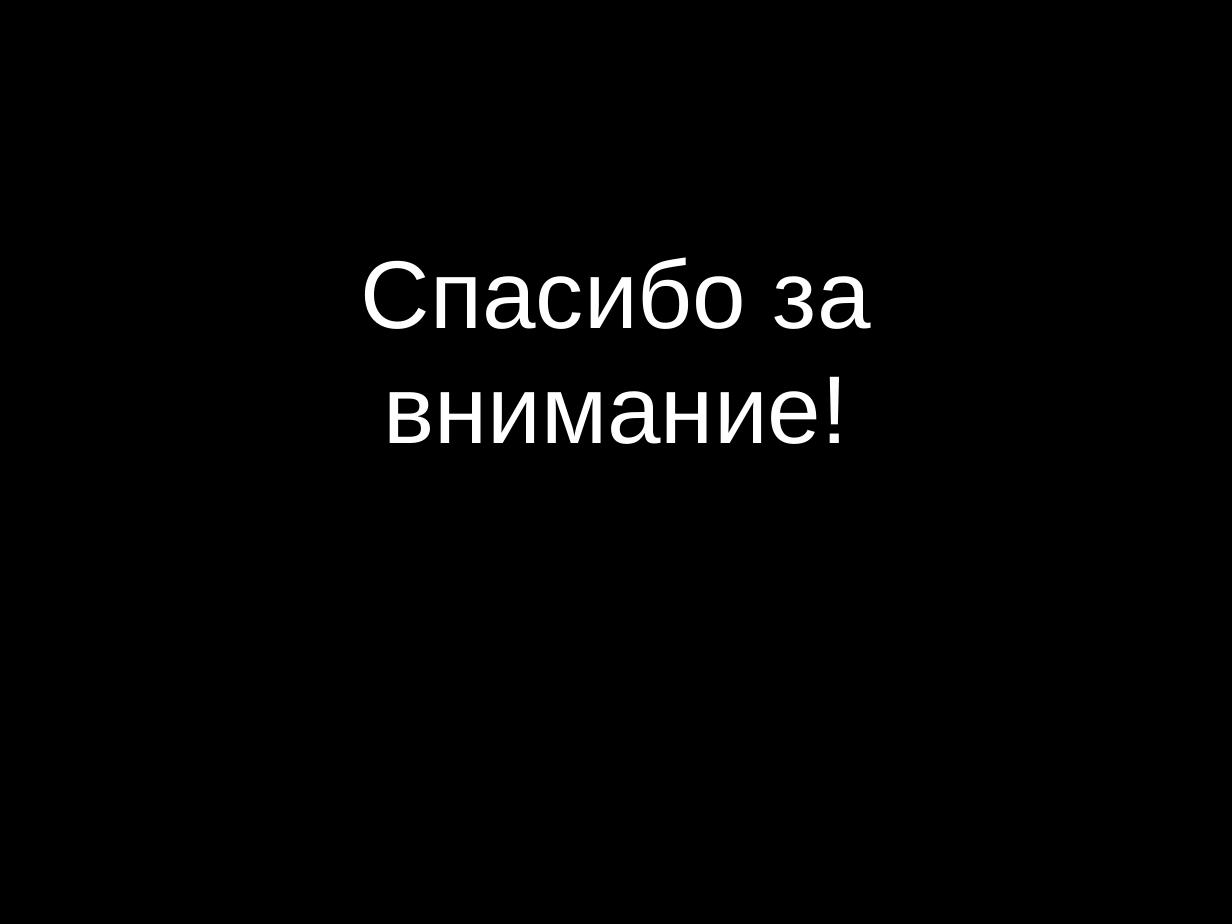
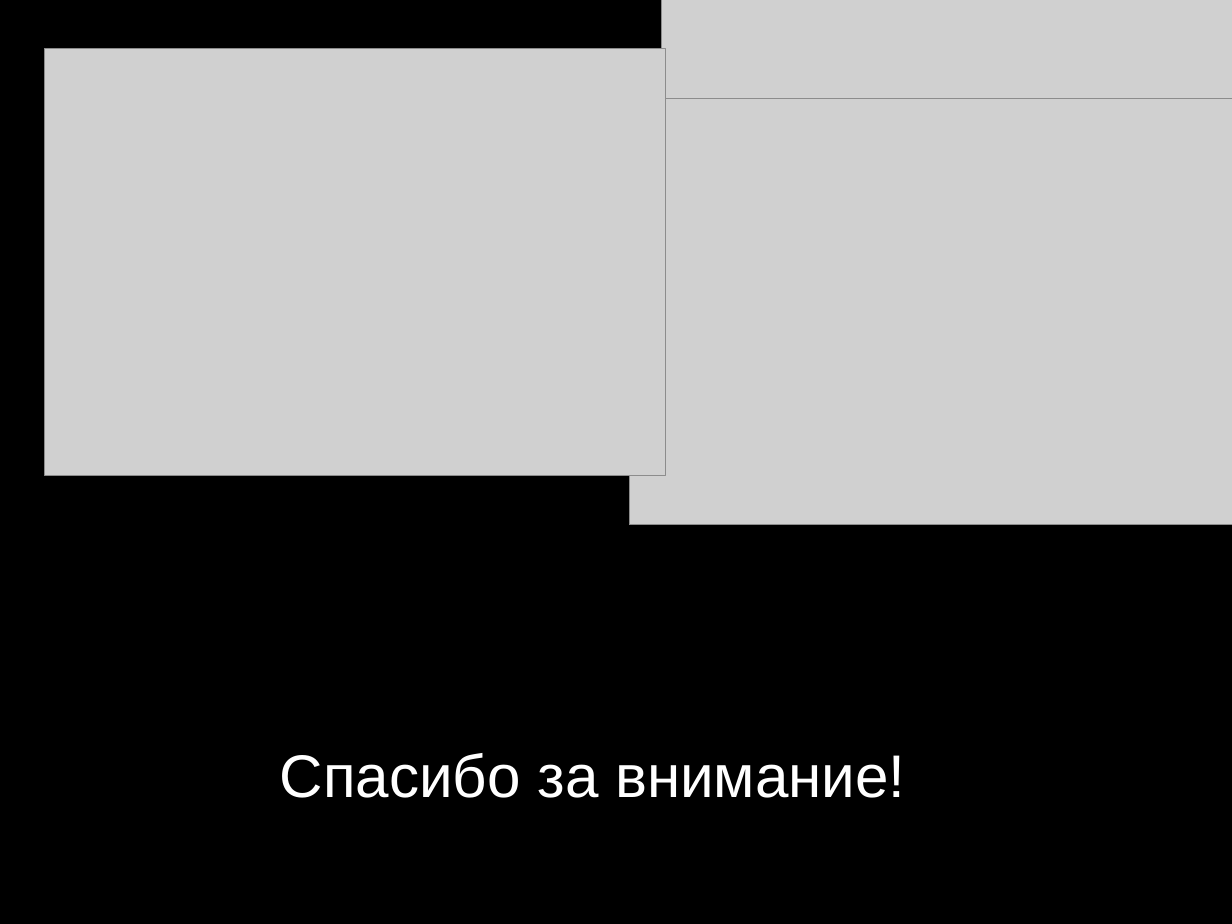
Before and after one commit to padap/hse_smart_contracts, a slide deck: slide 9 of presentation.pptx. Drawn at 1232x924 pixels with LibreOffice and Linux fonts; fonts in the diff are those of the drawing; grey boxes stand for pictures. Boxes give left, top, right and bottom in pixels: in the first picture for what was removed or moved away, otherwise in the second. Text is boxed around its words. In the diff, an @@ line names an element or a change of style, - is before the commit and + after.

```diff
--- a/presentation.pptx
+++ b/presentation.pptx
@@ picture added at <box>662,0,1232,107</box> @@
@@ picture added at <box>44,49,665,476</box> @@
@@ picture added at <box>629,98,1232,525</box> @@
@@ text "Спасибо за внимание!": place and size @@
-text "Спасибо за внимание!" at <box>361,257,871,444</box>
+text "Спасибо за внимание!" at <box>280,753,905,798</box>
@@ text "Спасибо за внимание!" at <box>280,753,905,798</box>: size 80 to 50 pt; alignment centre to left @@
```
Also in this commit, not shown: 4 other slides changed, 2 slides added, 2 slides removed, 1 other file.
